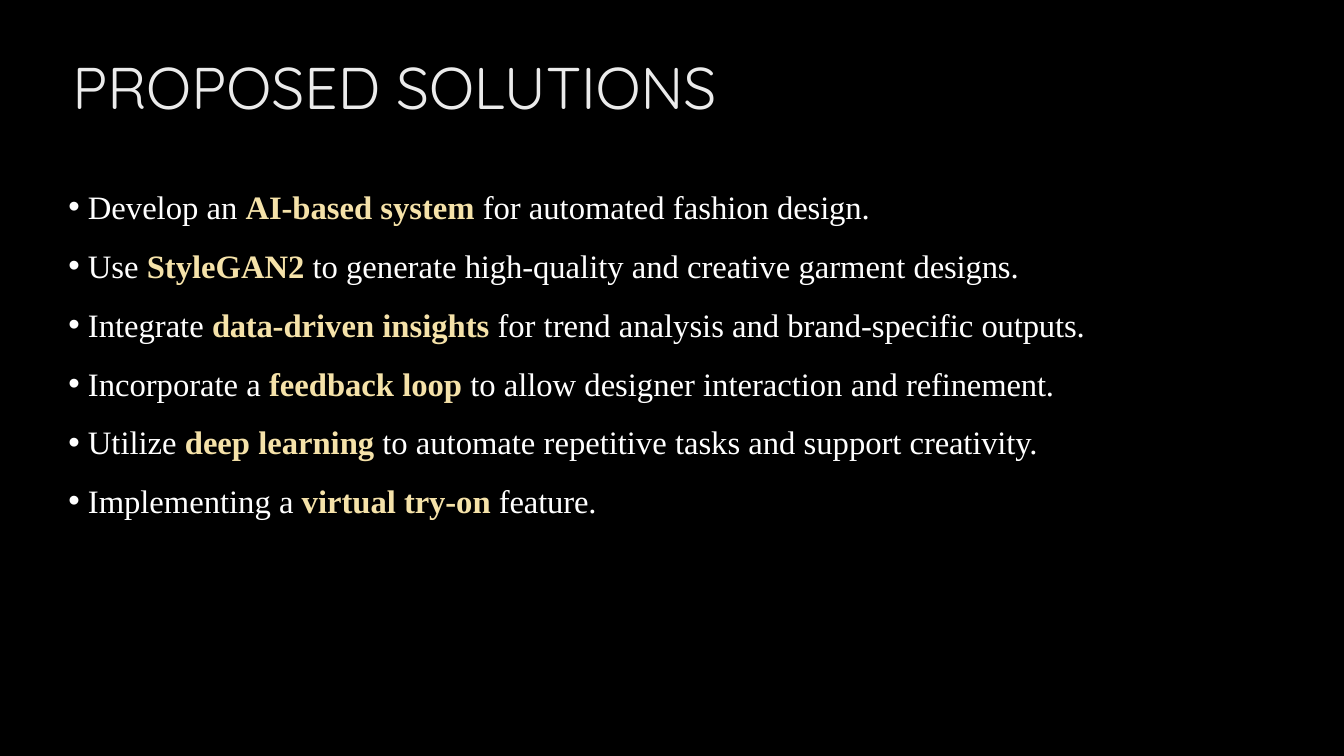
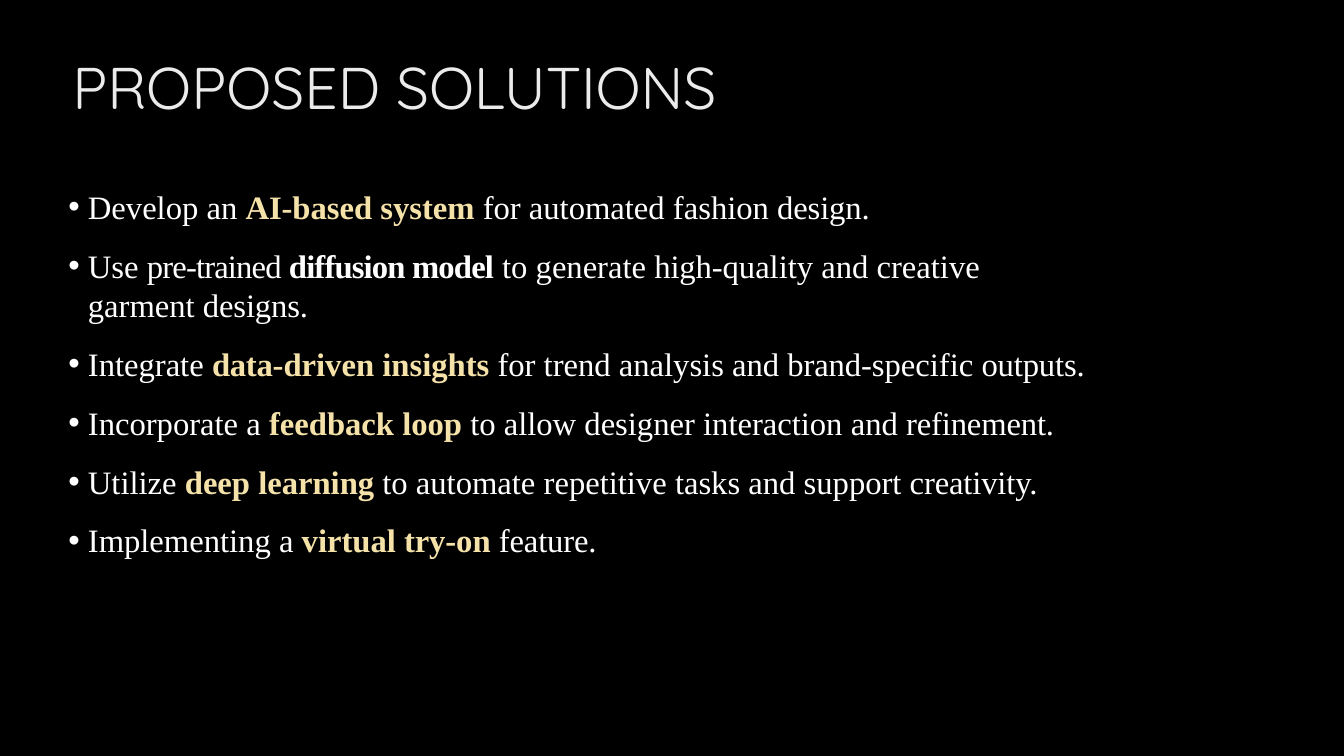
Before and after one commit to shilpa2101/AI-based-fashion-design-system, a slide deck: slide 4 of ai_fashion.pptx. Drawn at 1344x756 pixels with LibreOffice and Linux fonts; fonts in the diff are those of the drawing; background and template pictures are left out. Boxes give left, top, right and bottom in pixels: in the first picture for what was removed or moved away, otherwise in the second. Text is boxed around its words. In the diff, an @@ line names an element or a change of style, - is before the commit and + after.

```diff
--- a/ai_fashion.pptx
+++ b/ai_fashion.pptx
@@ text at (88, 255, 980, 323): text changed @@
-• Use StyleGAN2 to generate high-quality and creative garment designs.
+• Use pre-trained diffusion model to generate high-quality and creative garment designs.
```
Also in this commit, not shown: 4 other slides changed, 1 slide removed.
